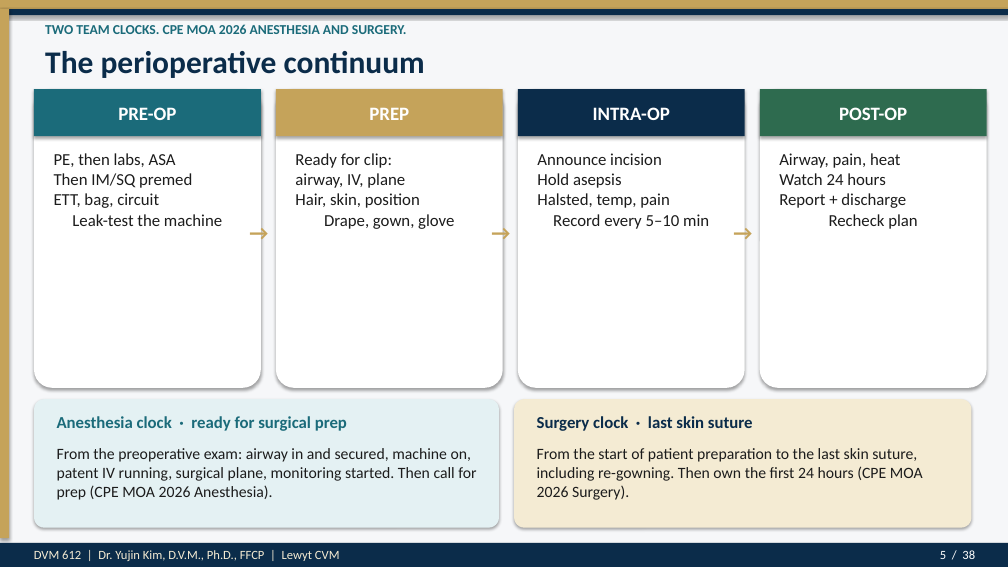
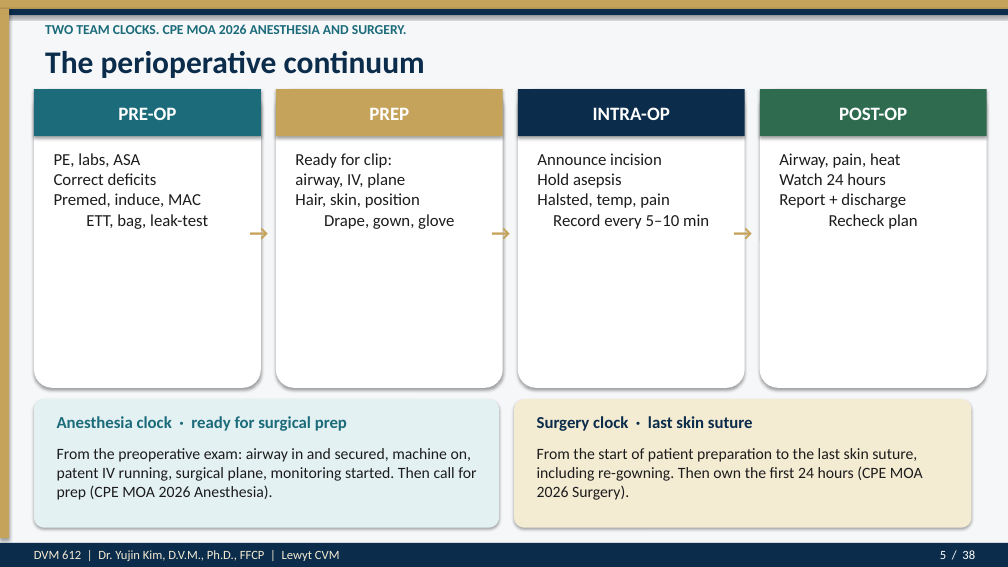
Before and after one commit to drkimvet/happycare, a slide deck: slide 5 of lectures/DVM-612_Week4_Preop_PatientPrep_Postop.pptx. Drawn at 1008x567 pixels with LibreOffice and Linux fonts; fonts in the diff are those of the drawing. Boxes give left, top, right and bottom in pixels: in the first picture for what was removed or moved away, otherwise in the second. Text is boxed around its words. In the diff, an @@ line names an element or a change of style, - is before the commit and + after.

```diff
--- a/lectures/DVM-612_Week4_Preop_PatientPrep_Postop.pptx
+++ b/lectures/DVM-612_Week4_Preop_PatientPrep_Postop.pptx
@@ text at bbox=[54, 153, 208, 229]: text changed @@
-PE, then labs, ASA
-Then IM/SQ premed
-ETT, bag, circuit
-Leak-test the machine
+PE, labs, ASA
+Correct deficits
+Premed, induce, MAC
+ETT, bag, leak-test
```
Also in this commit, not shown: 10 other slides changed, 1 slide added, 1 slide removed, 2 other files.
